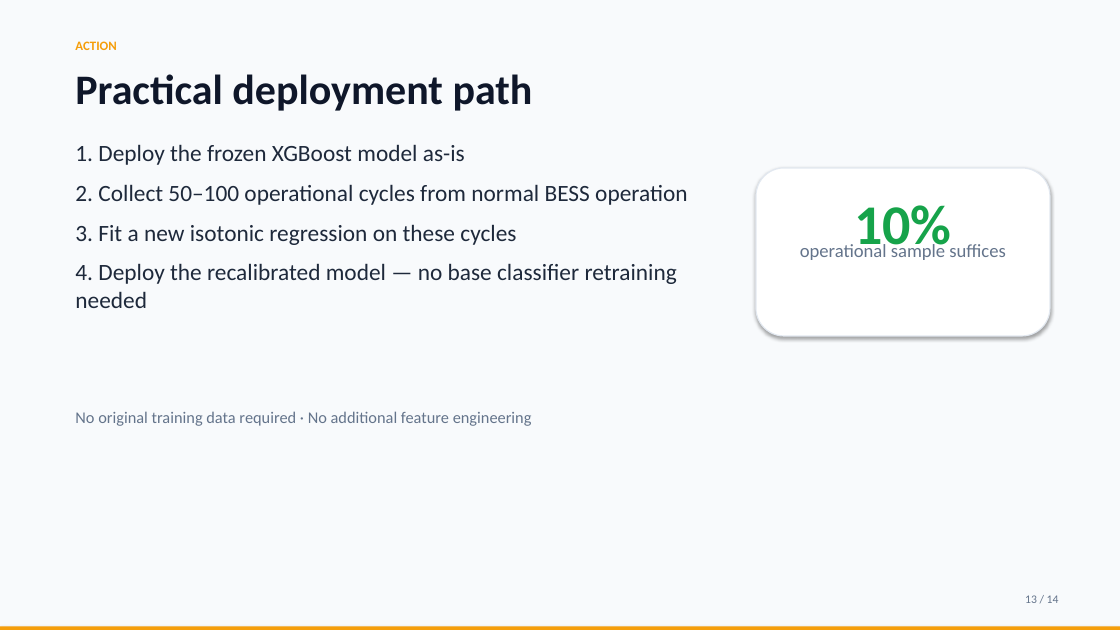
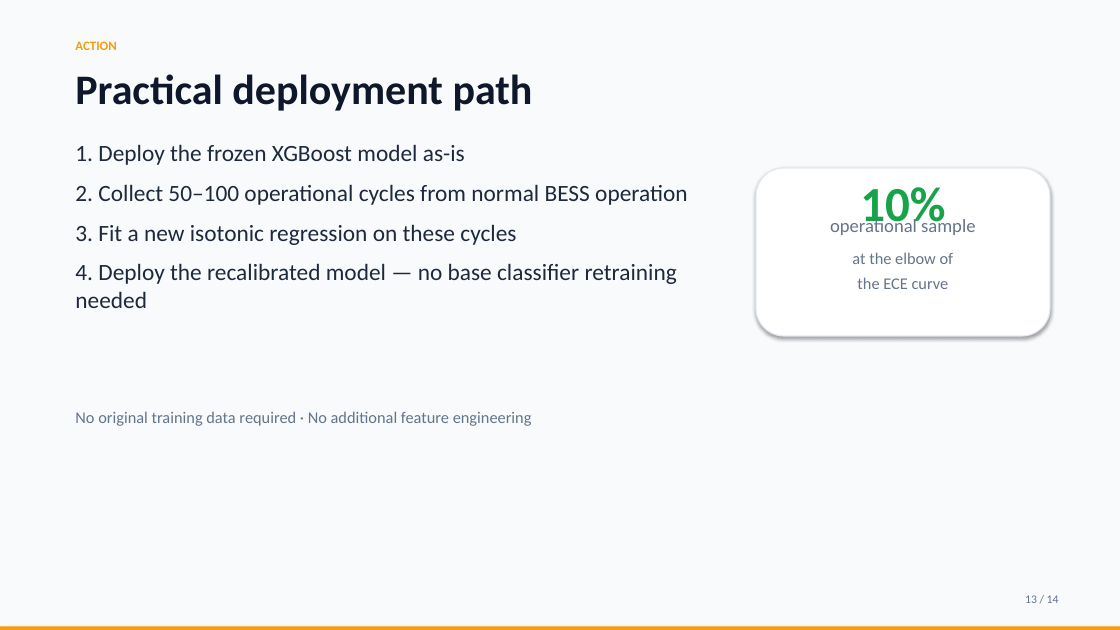
Before and after one commit to touhidsiddiqueeraj-bit/Robustness-of-Multihorizon-Battery-Failure-Intelligence, a slide deck: slide 13 of opendesign/mockups/conference-b-deck/robustness_presentation.pptx. Drawn at 1120x630 pixels with LibreOffice and Linux fonts; fonts in the diff are those of the drawing. Boxes give left, top, right and bottom in pixels: in the first picture for what was removed or moved away, otherwise in the second. Text is boxed around its words. In the diff, an @@ line names an element or a change of style, - is before the commit and + after.

```diff
--- a/opendesign/mockups/conference-b-deck/robustness_presentation.pptx
+++ b/opendesign/mockups/conference-b-deck/robustness_presentation.pptx
@@ text "10%": place and size @@
-text "10%" at (854, 205, 951, 258)
+text "10%" at (860, 187, 945, 232)
@@ text "10%" at (860, 187, 945, 232): size 48 to 42 pt @@
@@ text at (830, 217, 975, 235): text changed @@
-operational sample suffices
+operational sample
@@ text added at (852, 252, 954, 264), 14 pt, text #64748B @@
+at the elbow of
@@ text added at (857, 277, 949, 289), 14 pt, text #64748B @@
+the ECE curve
```
Also in this commit, not shown: 2 other slides changed, 1 other file.
